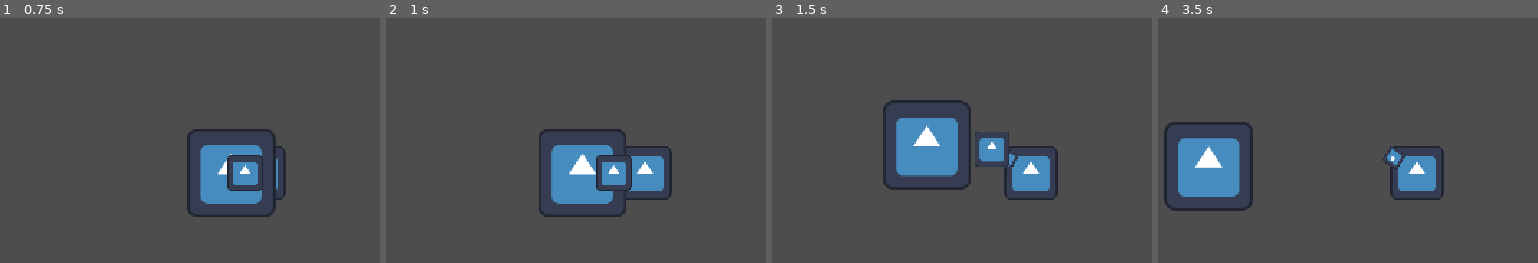
Above: before the commit, frames 1-4 (left to right).
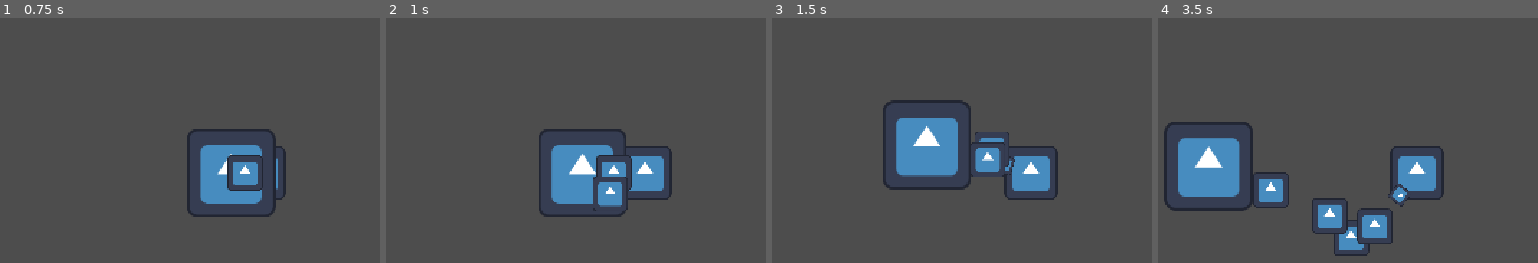
Above: after the commit, the same moments.

Repository: ReddRubinho/Survivors
Game: Godot game, scene res://main.tscn
The game is run twice, just before and just after one commit, with the same random seed, the same clock (stepped at 60 frames per second) and the same inputs. The engine's default icon, where the game draws it, is replaced by a stand-in: a white triangle on a blue panel in a dark square.
Inputs:
- Up to frame 1 (0.75 s): hold D (Move_Right) from 0.53 s (still down)
- Up to frame 2 (1 s): keep holding D (Move_Right)
- Up to frame 3 (1.5 s): release D (Move_Right) at 1.28 s; hold S (Move_Down) from 1.28 s (still down)
- Up to frame 4 (3.5 s): release S (Move_Down) at 2.03 s; hold D (Move_Right) 2.03-2.78 s; hold W (Move_Up) from 2.78 s (still down)

Frame 1 is identical in both runs. In frame 2, 0.8% of the frame differs, in the area x 54-64%, y 64-79%; in frame 3, 0.8%; in frame 4, 3.4%, in the area x 25-67%, y 52-98%.

Commit message:
feat: add continuous enemy spawning

Diff:
--- a/enemy_spawner.gd
+++ b/enemy_spawner.gd
@@ -17,3 +17,7 @@
 # Called every frame. 'delta' is the elapsed time since the previous frame.
 func _process(delta: float) -> void:
 	pass
+
+
+func _on_timer_timeout() -> void:
+	spawn_enemy()
--- a/main.tscn
+++ b/main.tscn
@@ -14,5 +14,10 @@
 script = ExtResource("2_h2yge")
 enemy_scene = ExtResource("3_h2yge")
 
+[node name="Timer" type="Timer" parent="EnemySpawner" unique_id=702267376]
+autostart = true
+
 [node name="Sprite2D" type="Sprite2D" parent="." unique_id=1889957406]
 texture = ExtResource("4_1bvp3")
+
+[connection signal="timeout" from="EnemySpawner/Timer" to="EnemySpawner" method="_on_timer_timeout"]
